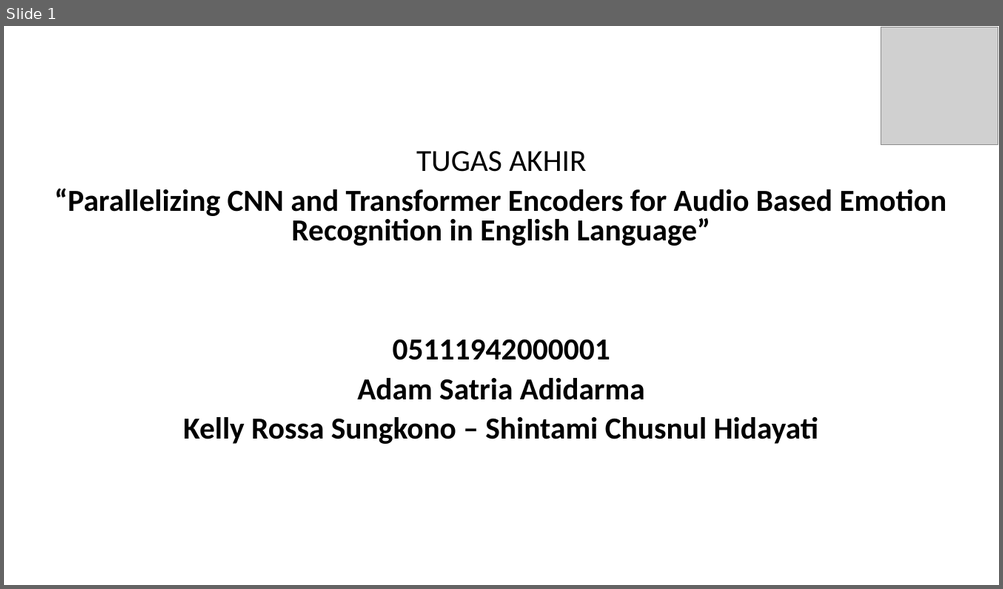
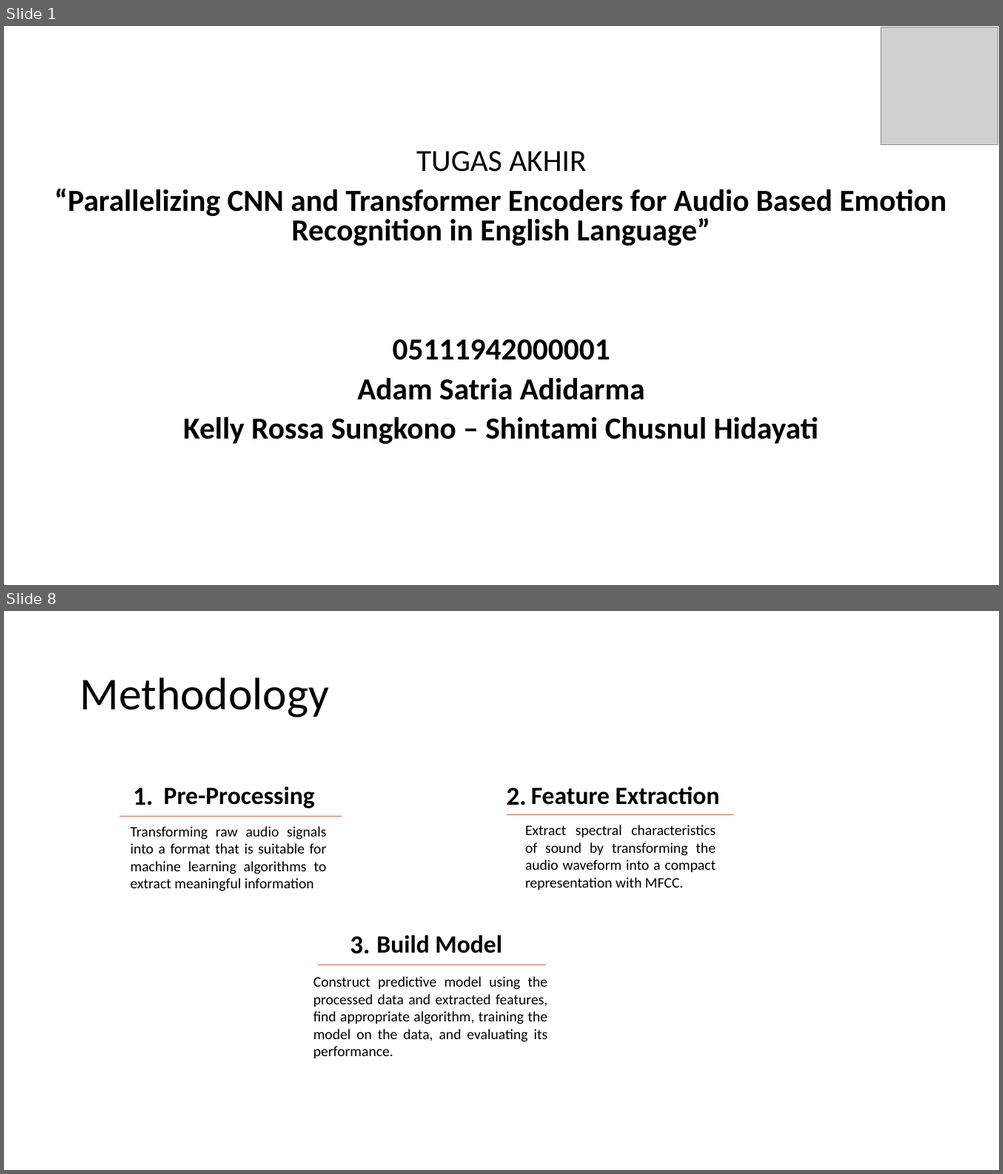
Before and after one commit to satria-ui/TugasAkhir2023, a slide deck: Template presentasi TA.pptx. Shown one above the other, each under a label of ours: slide 1 before the commit, slides 1 and 8 after it; the slides between them are not shown. The pictures are 1003x589 and 1003x1174 pixels, drawn with LibreOffice and Linux fonts; fonts in the diff are those of the drawing; grey boxes stand for pictures; background and template pictures are left out. Boxes give left, top, right and bottom in pixels: in the first picture for what was removed or moved away, otherwise in the second. Text is boxed around its words. In the diff, an @@ line names an element or a change of style, - is before the commit and + after.

```diff
--- a/Template presentasi TA.pptx
+++ b/Template presentasi TA.pptx
@@ slide 8 added at <box>4,611,999,1170</box>, background picture (left out) @@
@@ title added at <box>79,678,329,718</box>, 44 pt, text #000000 @@
+Methodology
@@ text added at <box>133,788,153,806</box>, 25 pt, text #000000, bold @@
+1.
@@ text added at <box>164,786,315,809</box>, 24 pt, text #000000, bold @@
+Pre-Processing
@@ text added at <box>506,788,526,805</box>, 25 pt, text #000000, bold @@
+2.
@@ text added at <box>531,786,720,805</box>, 24 pt, text #000000, bold @@
+Feature Extraction
@@ line added from (119, 816) to (342, 816), #FF512F 0.75 pt @@
@@ text added at <box>131,826,327,891</box>, 14 pt, text #000000 @@
+Transforming raw audio signals into a format that is suitable for machine learning algorithms to extract meaningful information
@@ line added from (507, 815) to (734, 815), #FF512F 0.75 pt @@
@@ text added at <box>525,825,716,890</box>, 14 pt, text #000000 @@
+Extract spectral characteristics of sound by transforming the audio waveform into a compact representation with MFCC.
@@ text added at <box>350,937,370,954</box>, 25 pt, text #000000, bold @@
+3.
@@ text added at <box>376,935,502,954</box>, 24 pt, text #000000, bold @@
+Build Model
@@ line added from (318, 965) to (546, 965), #FF512F 0.75 pt @@
@@ text added at <box>313,977,548,1059</box>, 14 pt, text #000000 @@
+Construct predictive model using the processed data and extracted features, find appropriate algorithm, training the model on the data, and evaluating its performance.
```
Also in this commit, not shown: 1 slide changed, 18 other slides added, 6 slides removed, 1 other file.
